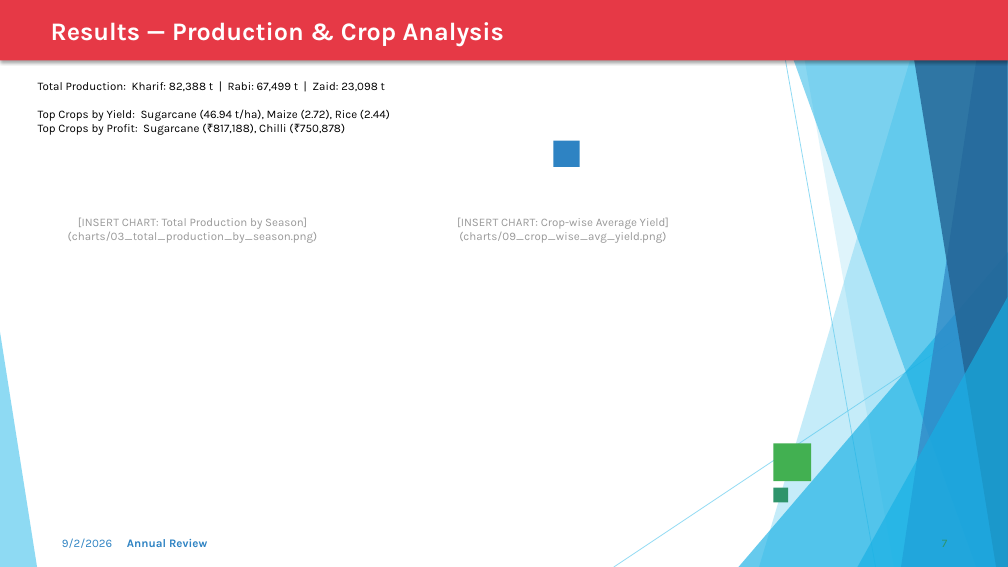
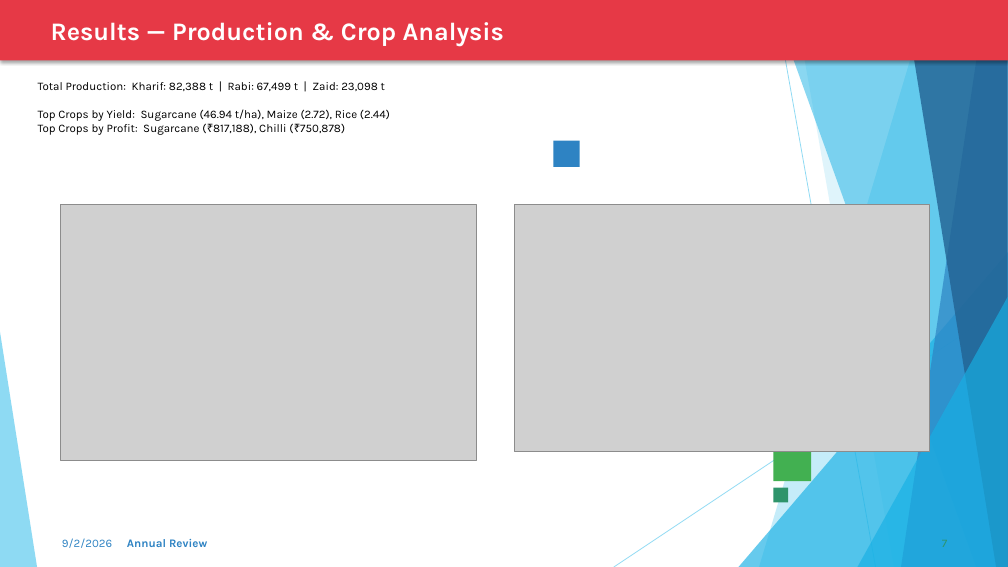
Before and after one commit to krishna3163/Seasonal-Agriculture-Performance-Analysis, a slide deck: slide 7 of VOIS_Project_PPT.pptx. Drawn at 1008x567 pixels with LibreOffice and Linux fonts; fonts in the diff are those of the drawing; grey boxes stand for pictures. Boxes give left, top, right and bottom in pixels: in the first picture for what was removed or moved away, otherwise in the second. Text is boxed around its words. In the diff, an @@ line names an element or a change of style, - is before the commit and + after.

Commit message:
Embed charts directly into PPT presentation

```diff
--- a/VOIS_Project_PPT.pptx
+++ b/VOIS_Project_PPT.pptx
@@ picture added at (60,204,476,461) @@
@@ picture added at (514,204,930,451) @@
@@ text removed at (68,217,318,243) @@
-[INSERT CHART: Total Production by Season]
-(charts/03_total_production_by_season.png)
@@ text removed at (457,217,669,243) @@
-[INSERT CHART: Crop-wise Average Yield]
-(charts/09_crop_wise_avg_yield.png)
```
Also in this commit, not shown: 4 other slides changed, 1 other file.
